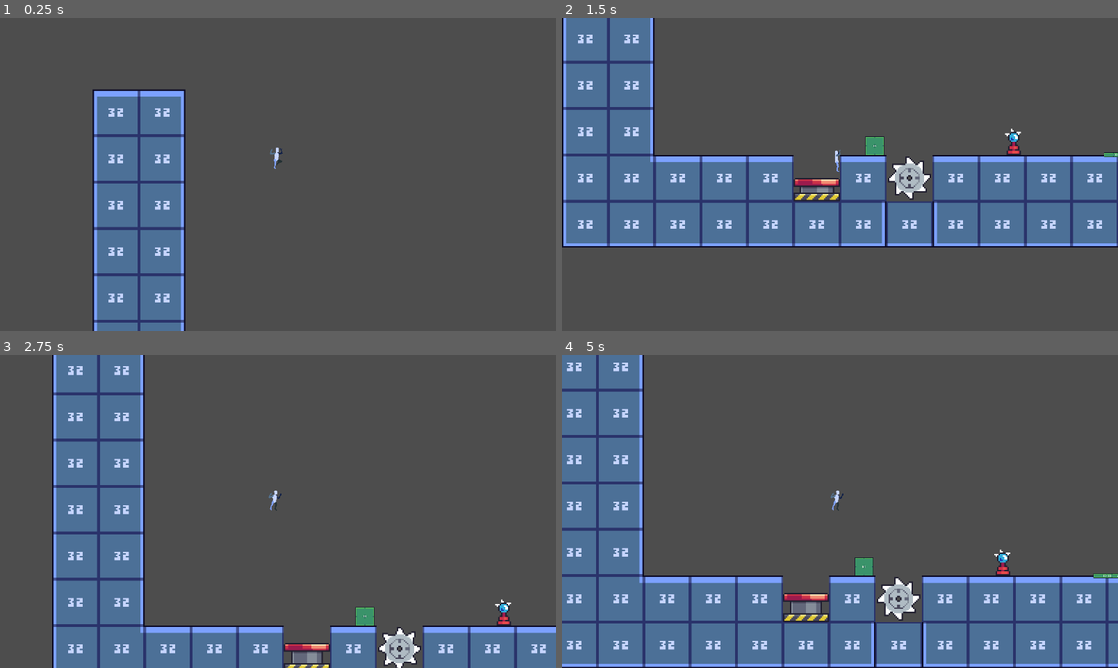
Above: before the commit, frames 1-4 (two rows, left to right).
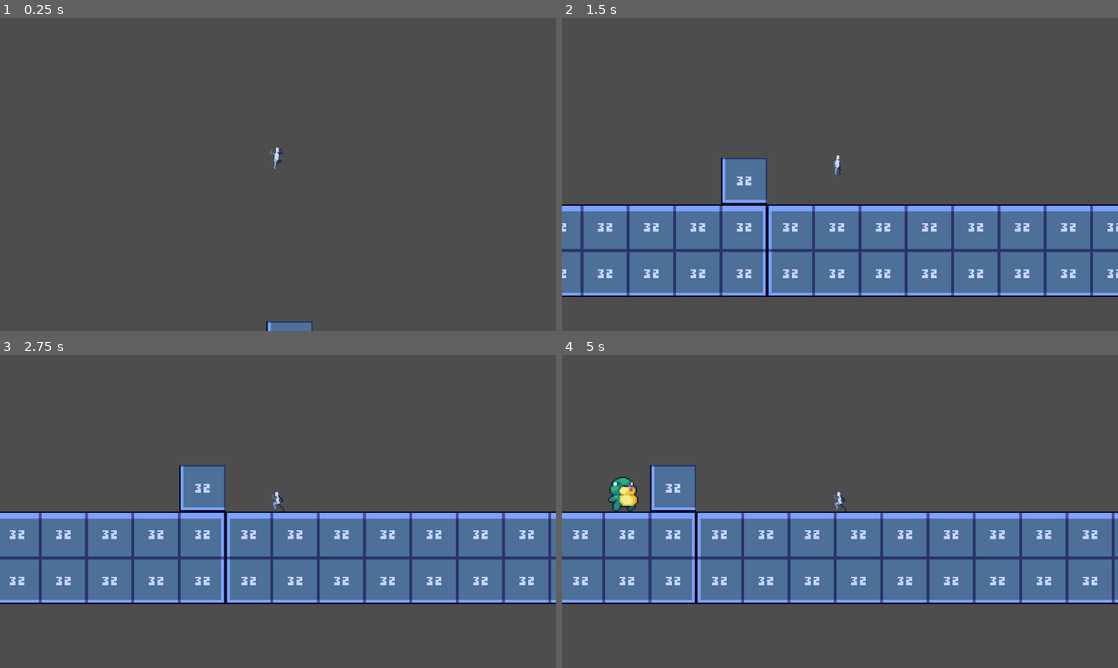
Above: after the commit, the same moments.

Repository: JohuMid/godot-better-demo
Game: Godot game, scene res://scenes/core/GameManager.tscn
The game is run twice, just before and just after one commit, with the same random seed, the same clock (stepped at 60 frames per second) and the same inputs.
Inputs (mouse positions are in pixels of both pictures, inside the frame that each line leads up to):
- Up to frame 1 (0.25 s): no input
- Up to frame 2 (1.5 s): move the mouse to (962, 158) at 0.52 s; hold D (move_right) from 0.53 s (still down); tap W (jump) at 0.6, 0.77, 1.07, 1.35 s; click (962, 158) at 0.67 s; move the mouse to (728, 190) at 1.27 s; click (728, 190) at 1.42 s
- Up to frame 3 (2.75 s): tap W (jump) at 1.52, 1.82, 2.1 s; move the mouse to (333, 442) at 2.02 s; release D (move_right) at 2.03 s; hold A (move_left) from 2.03 s (still down); click (333, 442) at 2.17 s
- Up to frame 4 (5 s): move the mouse to (812, 574) at 2.77 s; release A (move_left) at 2.78 s; hold D (move_right) 2.78-4.28 s; tap W (jump) at 2.85, 3.02, 3.32, 3.6, 3.77, 4.07, 4.35, 4.52, 4.82 s; click (812, 574) at 2.92 s; move the mouse to (1006, 558) at 3.52 s; click (1006, 558) at 3.67 s; move the mouse to (673, 464) at 4.27 s; hold A (move_left) from 4.28 s (still down); click (673, 464) at 4.42 s

The runs differ from the first frame. In frame 1, 13% of the frame differs, in the area x 16-57%, y 22-100%; in frame 2, 43%; in frame 3, 49%; in frame 4, 53%, in the area x 0-100%, y 0-100%.

Commit message:
feat(enemy): 添加蜥蜴敌人基础逻辑和场景
实现蜥蜴敌人基础移动AI、动画系统和碰撞检测
修改TexturePackerImporter支持动态帧尺寸
更新Level0场景添加敌人实例

Diff:
--- a/resources/enemy/lizard/spritesheet.json
+++ b/resources/enemy/lizard/spritesheet.json
@@ -2,8 +2,8 @@
 	"frames": {
 		"Attack.png": {
 			"frame": {
-				"x": 1,
-				"y": 1,
+				"x": 0,
+				"y": 0,
 				"w": 576,
 				"h": 48
 			},
@@ -22,8 +22,8 @@
 		},
 		"Hit.png": {
 			"frame": {
-				"x": 1,
-				"y": 51,
+				"x": 0,
+				"y": 48,
 				"w": 360,
 				"h": 48
 			},
@@ -42,8 +42,8 @@
 		},
 		"Idle.png": {
 			"frame": {
-				"x": 1,
-				"y": 101,
+				"x": 0,
+				"y": 96,
 				"w": 792,
 				"h": 48
 			},
@@ -62,8 +62,8 @@
 		},
 		"Run.png": {
 			"frame": {
-				"x": 1,
-				"y": 151,
+				"x": 0,
+				"y": 144,
 				"w": 864,
 				"h": 48
 			},
@@ -82,8 +82,8 @@
 		},
 		"Run_Attack.png": {
 			"frame": {
-				"x": 1,
-				"y": 201,
+				"x": 0,
+				"y": 192,
 				"w": 864,
 				"h": 48
 			},
@@ -107,8 +107,8 @@
 		"image": "spritesheet.png",
 		"format": "RGBA8888",
 		"size": {
-			"w": 866,
-			"h": 250
+			"w": 864,
+			"h": 240
 		},
 		"scale": "1"
 	}
--- /dev/null
+++ b/scenes/emeny/Enemy.tscn
@@ -0,0 +1,19 @@
+[gd_scene load_steps=2 format=3 uid="uid://deq8fex5njp8x"]
+
+[sub_resource type="CapsuleShape2D" id="CapsuleShape2D_56cca"]
+radius = 8.0
+height = 24.0
+
+[node name="Enemy" type="CharacterBody2D"]
+
+[node name="AnimatedSprite2D" type="AnimatedSprite2D" parent="."]
+
+[node name="Sprite2D" type="Sprite2D" parent="AnimatedSprite2D"]
+region_enabled = true
+region_rect = Rect2(0, 0, 72, 48)
+
+[node name="AnimationPlayer" type="AnimationPlayer" parent="AnimatedSprite2D"]
+root_node = NodePath("../..")
+
+[node name="CollisionShape2D" type="CollisionShape2D" parent="."]
+shape = SubResource("CapsuleShape2D_56cca")
--- /dev/null
+++ b/scenes/emeny/Lizard.tscn
@@ -0,0 +1,10 @@
+[gd_scene load_steps=4 format=3 uid="uid://75o0w0fr0wum"]
+
+[ext_resource type="PackedScene" uid="uid://deq8fex5njp8x" path="res://scenes/emeny/Enemy.tscn" id="1_my5ud"]
+[ext_resource type="Script" uid="uid://dabcdtaraq61r" path="res://scripts/entities/enemy/lizard/Lizard.gd" id="2_5lj8j"]
+[ext_resource type="Texture2D" uid="uid://ctarccmc5rkf0" path="res://resources/enemy/lizard/spritesheet.png" id="2_ispoc"]
+
+[node name="Lizard" instance=ExtResource("1_my5ud")]
+script = ExtResource("2_5lj8j")
+atlas = ExtResource("2_ispoc")
+json_path = "res://resources/enemy/lizard/spritesheet.json"
--- a/scenes/levels/Level0.tscn
+++ b/scenes/levels/Level0.tscn
@@ -7,11 +7,12 @@
 [ext_resource type="PackedScene" uid="uid://bxn3kxy6gjxcc" path="res://scenes/items/Bounce.tscn" id="5_rbe81"]
 [ext_resource type="PackedScene" uid="uid://ct458gb6jx10i" path="res://scenes/items/Stungun.tscn" id="6_in5bs"]
 [ext_resource type="PackedScene" uid="uid://dom5oi6nv5o0i" path="res://scenes/items/Chainsaw.tscn" id="7_ax2ff"]
+[ext_resource type="PackedScene" uid="uid://75o0w0fr0wum" path="res://scenes/emeny/Lizard.tscn" id="8_bbvxl"]
 
 [node name="Level0" type="Node2D"]
 
 [node name="TileMapLayer" type="TileMapLayer" parent="."]
-tile_map_data = PackedByteArray("AAD9/wYAAAABAAIAAAD9/wUAAAA …(800 unchanged characters)… BAAAAAAD+/wYAAAABAAIAAAD+/wUAAAABAAAAAAA=")
+tile_map_data = PackedByteArray("AAD9/wYAAAABAAIAAAD9/wUAAAA …(800 unchanged characters)… BAAAAAAD+/wYAAAABAAIAAAD+/wUAAAABAAAAAAAJAAQAAAAAAAIAAAARAAQAAAAAAAIAAAA=")
 tile_set = ExtResource("2_68ib6")
 
 [node name="PressurePlate" parent="." instance=ExtResource("4_fh0io")]
@@ -22,6 +23,7 @@
 script = null
 
 [node name="PlayerSpawn" type="Marker2D" parent="."]
+position = Vector2(552, 0)
 
 [node name="RightEdge" parent="." instance=ExtResource("4_qcr8a")]
 position = Vector2(576, 160)
@@ -34,3 +36,6 @@
 
 [node name="Chainsaw" parent="." instance=ExtResource("7_ax2ff")]
 position = Vector2(112, 176)
+
+[node name="Lizard" parent="." instance=ExtResource("8_bbvxl")]
+position = Vector2(344, 104)
--- /dev/null
+++ b/scripts/entities/enemy/Enemy.gd
@@ -0,0 +1,139 @@
+extends CharacterBody2D
+
+class_name Enemy
+
+## 基础属性
+@export var speed: float = 80.0
+@export var jump_velocity: float = -280.0
+@export var gravity: float = 1000.0
+const SPRITE_SCALE: float = 1.0
+
+# —————— 动画相关 ——————
+@export var atlas: Texture2D
+@export var json_path: String = "res://resources/enemy/"
+var animated_sprite: AnimatedSprite2D
+
+const ANIM_SPEED = {
+	"Idle": 4.0,
+	"Walk": 1.2,
+	"Run": 4.0,
+	"default": 1.0
+}
+
+const ORIGINAL_FRAME_WIDTH: int = 72
+const ORIGINAL_FRAME_HEIGHT: int = 48
+
+## 内部状态
+var facing: int = 1
+var is_grounded: bool = false
+
+# —————— 新增：AI 状态管理 ——————
+enum AIState { MOVING, WAITING }
+var ai_state: int = AIState.WAITING
+var wait_timer: float = 0.0
+const TURN_WAIT_TIME: float = 2.0
+
+# 缓存 RayCast 引用
+var front_detector: RayCast2D
+
+func _ready() -> void:
+	print("Enemy _ready")
+	if not atlas:
+		push_error("请在检查器中指定 Atlas 纹理！")
+		return
+
+	var frames = TexturePackerImporter.create_sprite_frames(atlas, json_path, ORIGINAL_FRAME_WIDTH, ORIGINAL_FRAME_HEIGHT)
+	animated_sprite = $AnimatedSprite2D
+	animated_sprite.sprite_frames = frames
+
+	animated_sprite.scale = Vector2(SPRITE_SCALE, SPRITE_SCALE)
+	animated_sprite.centered = false
+	animated_sprite.offset = Vector2(-50, -36)
+
+	# 关键：初始化面向方向
+	_update_facing_direction()
+
+	_set_animation("Run")  # 启动即跑步
+
+func _physics_process(delta: float) -> void:
+
+	match ai_state:
+		AIState.MOVING:
+			_handle_moving(delta)
+		AIState.WAITING:
+			_handle_waiting(delta)
+
+	# 添加重力
+	if not is_on_floor():
+		velocity.y += gravity * delta
+	move_and_slide()
+
+# —————— AI 行为 ——————
+func _handle_moving(delta: float) -> void:
+	# 检测前方是否有障碍
+	if _is_front_blocked():
+		# 触发等待状态
+		ai_state = AIState.WAITING
+		wait_timer = TURN_WAIT_TIME
+		_set_animation("Idle")
+		velocity.x = 0
+		return
+
+	# 正常移动
+	velocity.x = speed * facing
+	_set_animation("Run")
+	_update_facing_direction()
+
+func _handle_waiting(delta: float) -> void:
+	wait_timer -= delta
+	velocity.x = 0  # 确保不动
+	if wait_timer <= 0.15:
+		# 等待结束，转身
+		facing *= -1
+		ai_state = AIState.MOVING
+
+# —————— 检测逻辑 ——————
+func _is_front_blocked() -> bool:
+	var forward_offset = Vector2(20 * facing, 0)
+	var from = global_position
+	var to = global_position + forward_offset
+
+	var ray = PhysicsRayQueryParameters2D.new()
+	ray.from = from
+	ray.to = to
+	ray.exclude = [self]
+
+	var result = get_world_2d().direct_space_state.intersect_ray(ray)
+	if result and result.collider is TileMapLayer:
+		return true
+	else:
+		return false
+
+func _is_front_cliff() -> bool:
+	var space_state = get_world_2d().direct_space_state
+
+	var ray_forward = PhysicsRayQueryParameters2D.new()
+	ray_forward.from = global_position
+	ray_forward.to = global_position + Vector2(0, 20)
+	ray_forward.exclude = [self]
+	ray_forward.collision_mask = 1
+
+	var result = space_state.intersect_ray(ray_forward)
+	return result.is_empty()  # 没撞到 → 是悬崖
+
+# —————— 工具函数 ——————
+func _update_facing_direction() -> void:
+	animated_sprite.scale.x = -SPRITE_SCALE * facing
+
+# —————— 原有方法保留 ——————
+func _set_animation(anim_name: String):
+	if animated_sprite.animation == anim_name:
+		return
+
+	if animated_sprite.sprite_frames.has_animation(anim_name):
+		animated_sprite.play(anim_name)
+		var speed_scale = ANIM_SPEED.get(anim_name, ANIM_SPEED.default)
+		animated_sprite.speed_scale = speed_scale
+		# print("▶ 播放动画: %s (速度: %.1f)" % [anim_name, speed_scale])
+	else:
+		print("⚠️ 动画不存在: %s" % anim_name)
--- /dev/null
+++ b/scripts/entities/enemy/lizard/Lizard.gd
@@ -0,0 +1,10 @@
+extends "res://scripts/entities/enemy/Enemy.gd"
+
+# Called when the node enters the scene tree for the first time.
+func _ready() -> void:
+	super()
+
+
+# Called every frame. 'delta' is the elapsed time since the previous frame.
+func _process(delta: float) -> void:
+	pass
--- a/scripts/entities/player/Player.gd
+++ b/scripts/entities/player/Player.gd
@@ -27,7 +27,7 @@
 
 # —————— 受击相关 ——————
 var is_hit: bool = false
-@export var hit_duration: float = 0.3  # 受击僵直时间（秒）
+@export var hit_duration: float = 0.3 # 受击僵直时间（秒）
 var hit_timer: float = 0.0
 
 # —— 角色原始帧尺寸 ——
@@ -46,8 +46,8 @@
 	"UpwardJumpDown": 1.0, # 原地跳下降
 	"Landing": 1.7, # 落地
 	"PlatformJump": 2.0, # 跳跃平台
-	"Death":2.0, # 死亡
-	"TakingDamage":2.0, # 受击
+	"Death": 2.0, # 死亡
+	"TakingDamage": 2.0, # 受击
 	"default": 1.0
 }
 
@@ -60,7 +60,7 @@
 		push_error("请在检查器中指定 Atlas 纹理！")
 		return
 
-	var frames = TexturePackerImporter.create_sprite_frames(atlas, json_path)
+	var frames = TexturePackerImporter.create_sprite_frames(atlas, json_path, ORIGINAL_FRAME_WIDTH, ORIGINAL_FRAME_HEIGHT)
 	animated_sprite = $AnimatedSprite2D
 	animated_sprite.sprite_frames = frames
 
@@ -187,11 +187,11 @@
 				box_to_interact.sleeping = false
 
 				# === 新增：背对墙时禁止拉箱子 ===
-				var is_pulling = (sign(input_dir) == -facing_dir)  # 拉：输入与面朝相反
+				var is_pulling = (sign(input_dir) == -facing_dir) # 拉：输入与面朝相反
 
 				if is_pulling:
 					# 检测玩家背后是否有墙（距离 8 像素）
-					var behind_offset = Vector2(-8 * facing_dir, 0)  # 背后方向
+					var behind_offset = Vector2(-8 * facing_dir, 0) # 背后方向
 					var behind_ray = PhysicsRayQueryParameters2D.new()
 					behind_ray.from = global_position
 					behind_ray.to = global_position + behind_offset
@@ -311,10 +311,10 @@
 
 func take_hit(push_velocity: Vector2) -> void:
 	if is_hit:
-		return  # 防止连击
+		return # 防止连击
 	is_hit = true
 	hit_timer = hit_duration
-	velocity = push_velocity  # 直接应用击退速度
+	velocity = push_velocity # 直接应用击退速度
 	# 可选：播放音效、屏幕震动等
 
 func _try_climb_edge():
--- a/scripts/utils/TexturePackerImporter.gd
+++ b/scripts/utils/TexturePackerImporter.gd
@@ -1,8 +1,5 @@
 # TexturePackerImporter.gd (兼容 Godot 4.0～4.3)
 class_name TexturePackerImporter
-
-const FRAME_WIDTH: int = 128
-const FRAME_HEIGHT: int = 128
 
 # 🎯 定义哪些动画不循环（默认都循环）
 const NON_LOOPING_ANIMS = [
@@ -16,7 +13,10 @@
 	# 添加其他只需播放一次的动画名
 ]
 
-static func create_sprite_frames(atlas_texture: Texture2D, json_path: String) -> SpriteFrames:
+static func create_sprite_frames(atlas_texture: Texture2D, json_path: String, frame_width: int, frame_height: int) -> SpriteFrames:
+	print(frame_width,frame_height)
+	print(json_path)
+
 	var sprite_frames = SpriteFrames.new()
 
 	var file = FileAccess.open(json_path, FileAccess.READ)
@@ -35,24 +35,22 @@
 	for anim_key in data.frames:
 		var frame_data = data.frames[anim_key]
 		var rect = frame_data.frame
-
-		if rect.h != FRAME_HEIGHT:
+		if rect.h != frame_height:
 			continue
 
 		var anim_name = anim_key.trim_suffix(".png")
-		var frame_count = max(1, int(rect.w / FRAME_WIDTH))
+		var frame_count = max(1, int(rect.w / frame_width))
 
 		var frames: Array[AtlasTexture] = []
 		for i in frame_count:
-			var region = Rect2(rect.x + i * FRAME_WIDTH, rect.y, FRAME_WIDTH, FRAME_HEIGHT)
+			var region = Rect2(rect.x + i * frame_width, rect.y, frame_width, frame_height)
 			var atex = AtlasTexture.new()
 			atex.atlas = atlas_texture
 			atex.region = region
 			frames.append(atex)
-
 		sprite_frames.add_animation(anim_name)
 		for tex in frames:
-			sprite_frames.add_frame(anim_name, tex)  # ← 只加纹理，不设延迟
+			sprite_frames.add_frame(anim_name, tex) # ← 只加纹理，不设延迟
 
 		# 🔧 设置是否循环
 		var should_loop = not (anim_name in NON_LOOPING_ANIMS)
Binary file changed: resources/enemy/lizard/spritesheet.png
Not shown: 1 places in scenes/levels/Level0.tscn that only renumber resources
Not shown, added: scripts/entities/enemy/Emeny.gd.uid
Not shown, added: scripts/entities/enemy/Enemy.gd.uid
Not shown, added: scripts/entities/enemy/lizard/Lizard.gd.uid
